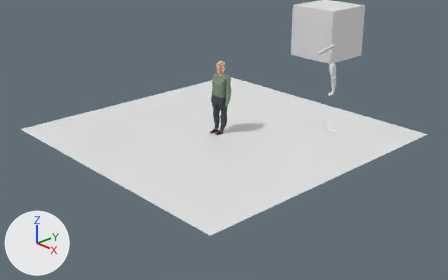
The Blender file Blender files/character.blend as it was, and as the next commit left it.
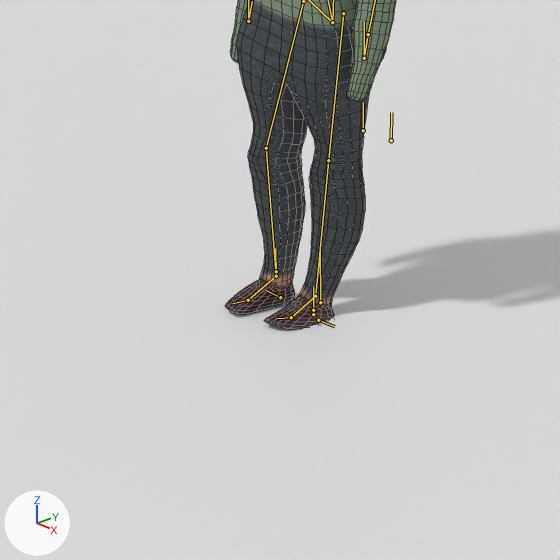
Old and new are each drawn whole from a 50 mm camera at (11.87, -10.95, 6.14) aimed at (0.39, -0.27, -0.06) and again close up on the part from 41% to 56% of the width and 34% to 58% of the height. Arrows for +X, +Y and +Z are at lower left; the lights stay in place. Both versions are drawn at frame 1 of the action 'idle'; the numbers are the values there. The bones that bend it are drawn over the model as lines in the close-ups. The close-ups show mesh edges as thin lines.

Names of what the first close-up shows: 'Plane', 'torso'.
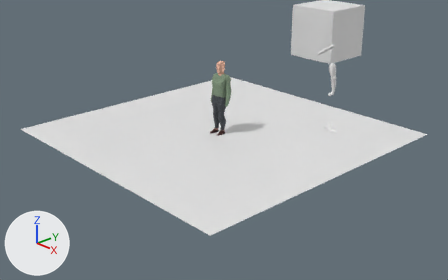
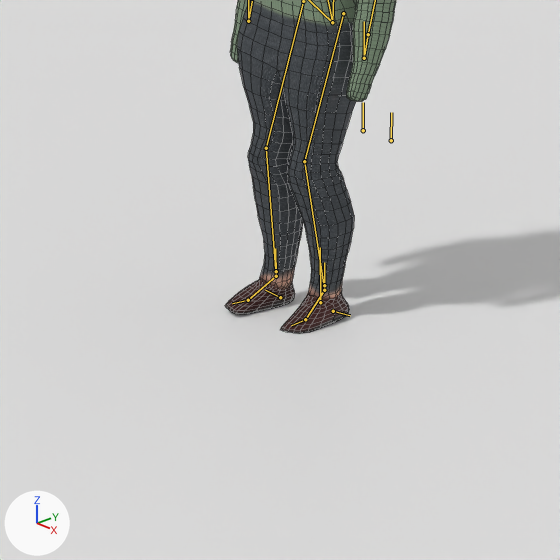
Changed parts and their boxes [x1, y1, x2, y2] in the close-ups (560 x 560 px):
'torso', posed: before [225, 0, 396, 329]; after [225, 0, 396, 333]
bone 'foot_target.L', root to tip: before (313, 314) to (313, 287); after (324, 290) to (324, 262)

What the commit changed:
Bone 'foot_target.L' (bone_foot_target_l) moves from (0.0, 0.0, 0.0) to (0.039, 0.096, -0.014).
